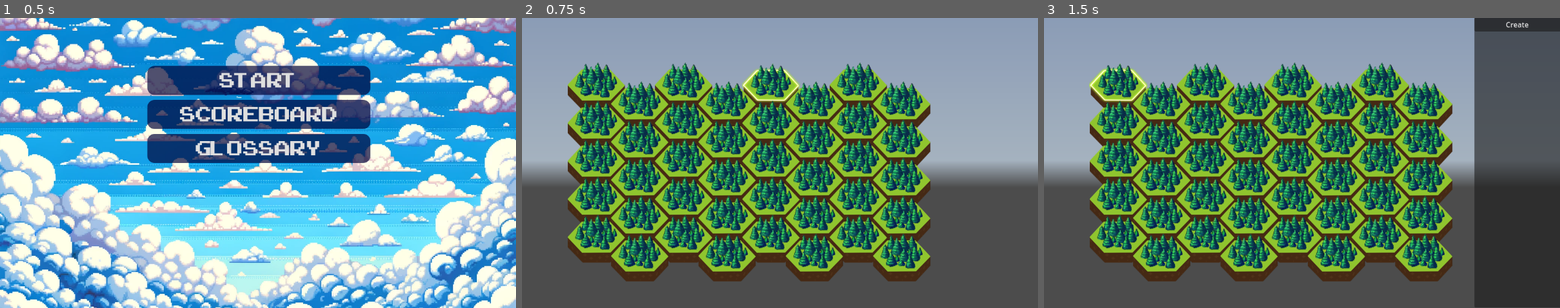
Above: before the commit, frames 1-3 (left to right).
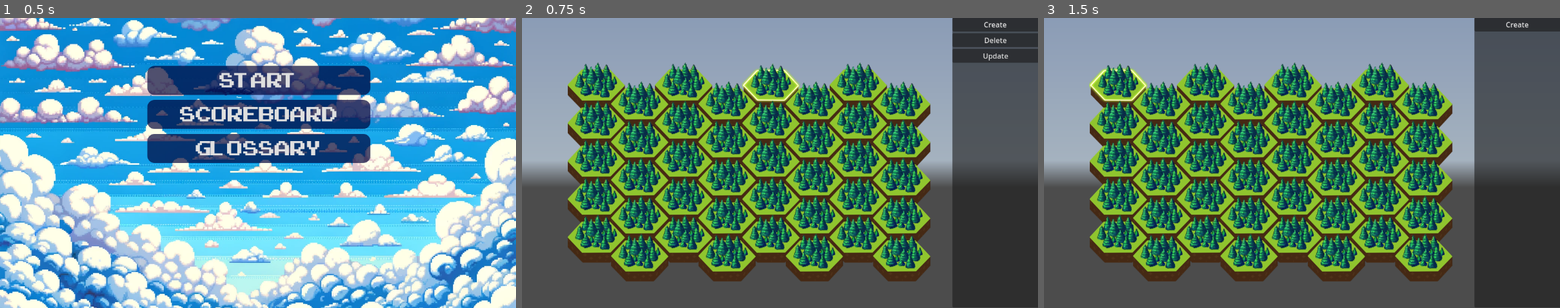
Above: after the commit, the same moments.

Repository: iamblobfish/best_defence
Game: Godot game, scene res://Home.tscn
Same seed, same stepped clock (60 frames per second), same inputs: the game is played once before the commit and once after it. A sky picture missing from this copy of the repository is replaced by a grey-blue gradient.
Inputs (mouse positions are in pixels of both pictures, inside the frame that each line leads up to):
- Up to frame 1 (0.5 s): no input
- Up to frame 2 (0.75 s): click "Start" at 0.5 s
- Up to frame 3 (1.5 s): click (1116, 87) at 1.25 s

Frame 1 is identical in both runs. In frame 2, 17% of the frame differs, in the area x 83-100%, y 0-100%; in frame 3, nothing differs.

Commit message:
working buttons

Diff:
--- /dev/null
+++ b/SubViewport.gd
@@ -0,0 +1,12 @@
+extends SubViewport
+
+
+# Called when the node enters the scene tree for the first time.
+func _ready():
+	pass # Replace with function body.
+
+
+# Called every frame. 'delta' is the elapsed time since the previous frame.
+func _process(delta):
+	#print("Viewport: ", get_visible_rect().position)
+	pass
--- a/choosing_window.gd
+++ b/choosing_window.gd
@@ -7,10 +7,14 @@
 # Called when the node enters the scene tree for the first time.
 func _ready():
 	top_level = true
-	hide()
+
+	#hide()
 
 # Called every frame. 'delta' is the elapsed time since the previous frame.
 func _process(delta):
+	#anchors_preset = PRESET_RIGHT_WIDE
+	#size.x = 200
+	#position.x -= 200
 	pass
 
 func _on_create_pressed():
--- a/game.gd
+++ b/game.gd
@@ -45,4 +45,16 @@
 
 
 func _on_camera_2d_move():
+	print('move')
+
+	print($Window.position)
+	print(get_global_transform_with_canvas())
+	print($Camera2D.zoom)
+	$Window.position.x *= $Camera2D.zoom.x
+	#$Window.position+=get_global_transform_with_canvas()[2]
+	#$Window.size+=get_global_transform_with_canvas()[2]
+	#print($Window.position)
+	#$Window.anchors_preset = PRESET_RIGHT_WIDE
+	#$Window.size.x = 200
+	#$Window.position.x -= 200
 	pass
Not shown, changed: .DS_Store
